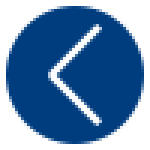
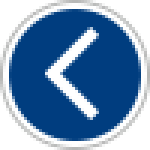
Two versions of the same layered image (150x150). Layer-by-layer changes:
removed layer "Form 6" over (48, 72, 102, 126)
removed layer "Form 7" over (48, 24, 102, 78)
added layer "Form 8 Kopie" above "Form 8" over (45, 66, 99, 120)
added layer "Form 8" above "Ellipse 1 Kopie" over (45, 27, 99, 81)
added layer "Ellipse 1 Kopie" above "Ellipse 1" over (0, 0, 150, 150)
painted on "Ellipse 1" over (6, 6, 144, 144)
